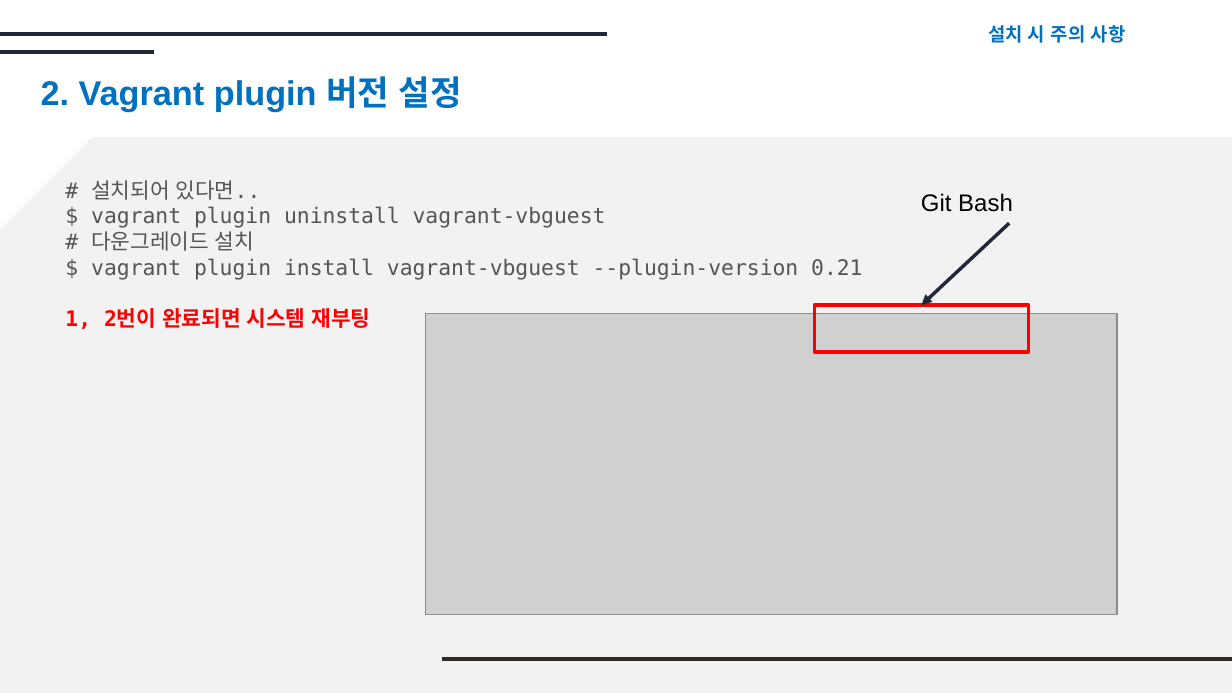
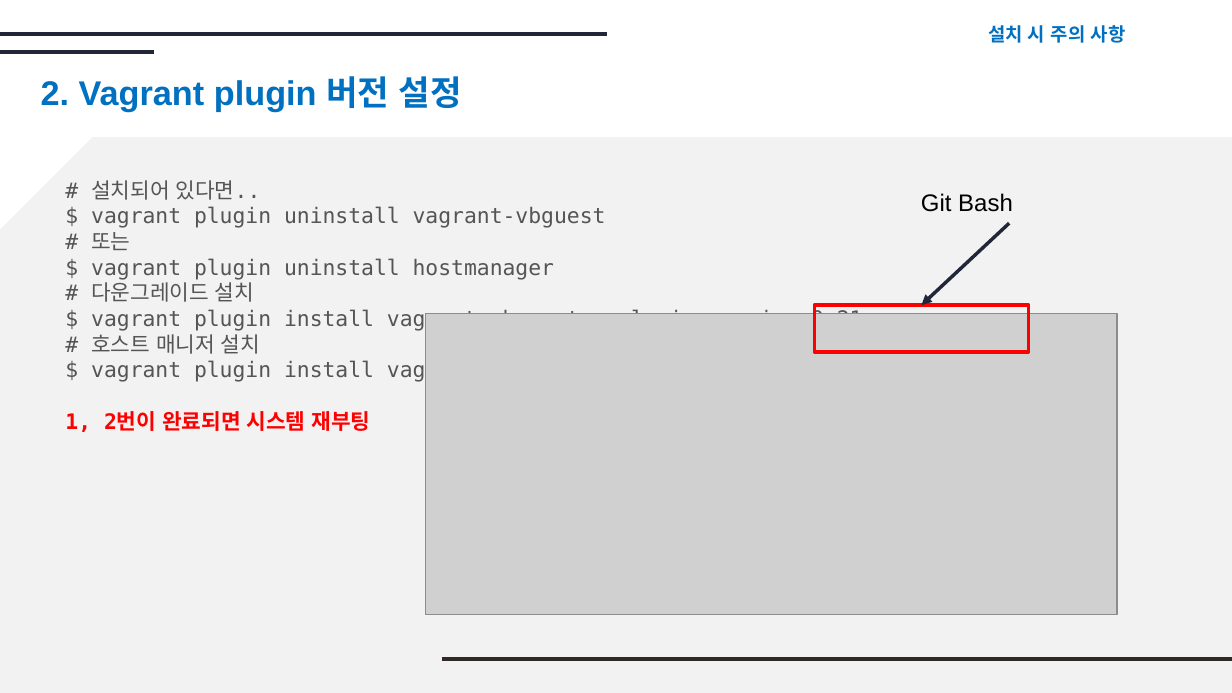
Before and after one commit to SsackTeun/docker-k8s-hands-on, a slide deck: slide 2 of docs/(참고)virtuabox-설치관련.pptx. Drawn at 1232x693 pixels with LibreOffice and Linux fonts; fonts in the diff are those of the drawing; grey boxes stand for pictures. Boxes give left, top, right and bottom in pixels: in the first picture for what was removed or moved away, otherwise in the second. Text is boxed around its words. In the diff, an @@ line names an element or a change of style, - is before the commit and + after.

Commit message:
hostmanger 관련 추가

```diff
--- a/docs/(참고)virtuabox-설치관련.pptx
+++ b/docs/(참고)virtuabox-설치관련.pptx
@@ text at (91, 232, 554, 280): paragraphs added @@
+# 또는
+$ vagrant plugin uninstall hostmanager
@@ text at (91, 330, 631, 383): paragraphs added @@
+# 호스트 매니저 설치
+$ vagrant plugin install vagrant-hostmanager
```
